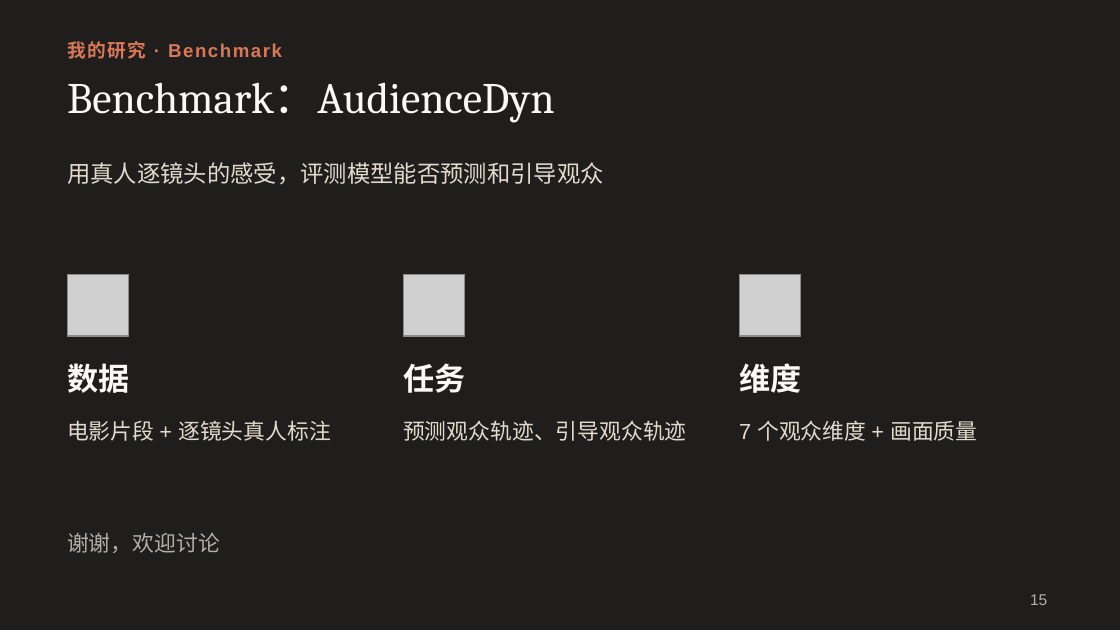
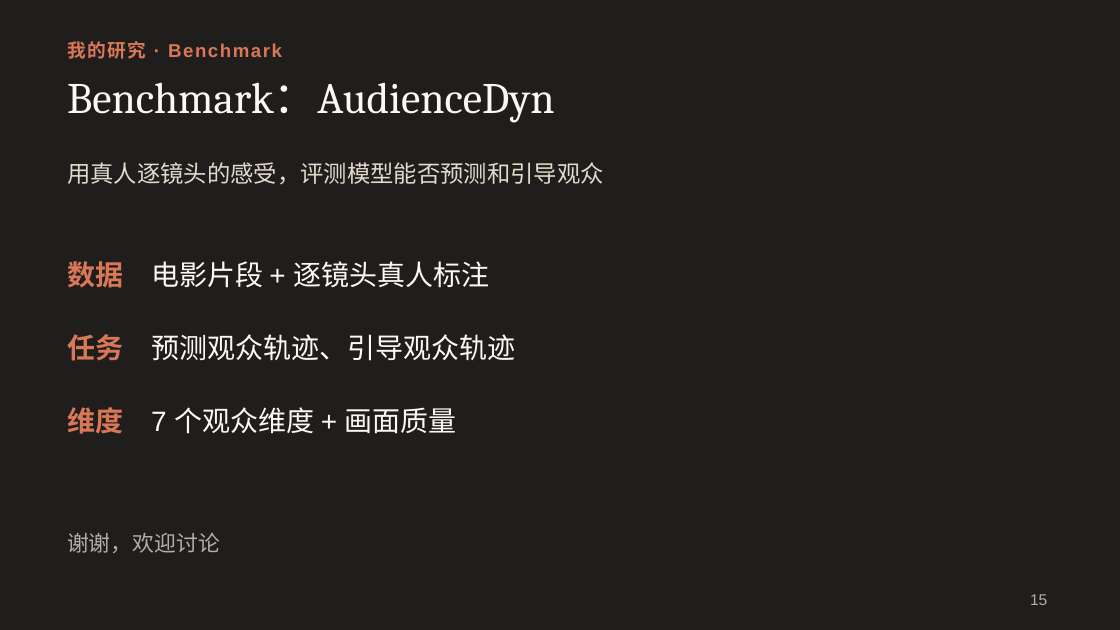
Before and after one commit to irving-2222/ICML, a slide deck: slide 15 of talk/研究分享_从多智能体协作到自进化.pptx. Drawn at 1120x630 pixels with LibreOffice and Linux fonts; fonts in the diff are those of the drawing; grey boxes stand for pictures. Boxes give left, top, right and bottom in pixels: in the first picture for what was removed or moved away, otherwise in the second. Text is boxed around its words. In the diff, an @@ line names an element or a change of style, - is before the commit and + after.

```diff
--- a/talk/研究分享_从多智能体协作到自进化.pptx
+++ b/talk/研究分享_从多智能体协作到自进化.pptx
@@ text at bbox=[67, 261, 490, 288]: text changed; size 14 to 18 pt; text colour #E3DACC to #FAF9F5 @@
-电影片段 + 逐镜头真人标注
+数据 电影片段 + 逐镜头真人标注
@@ picture removed at bbox=[67, 274, 129, 336] @@
@@ picture removed at bbox=[403, 274, 465, 336] @@
@@ picture removed at bbox=[739, 274, 801, 336] @@
@@ text at bbox=[67, 334, 515, 361]: text changed; size 14 to 18 pt; text colour #E3DACC to #FAF9F5 @@
-预测观众轨迹、引导观众轨迹
+任务 预测观众轨迹、引导观众轨迹
@@ text removed at bbox=[67, 363, 129, 393] @@
-数据
@@ text removed at bbox=[403, 363, 465, 393] @@
-任务
@@ text removed at bbox=[739, 363, 801, 393] @@
-维度
@@ text at bbox=[67, 407, 457, 434]: text changed; size 14 to 18 pt; text colour #E3DACC to #FAF9F5 @@
-7 个观众维度 + 画面质量
+维度 7 个观众维度 + 画面质量
```
Also in this commit, not shown: 5 other slides changed.
